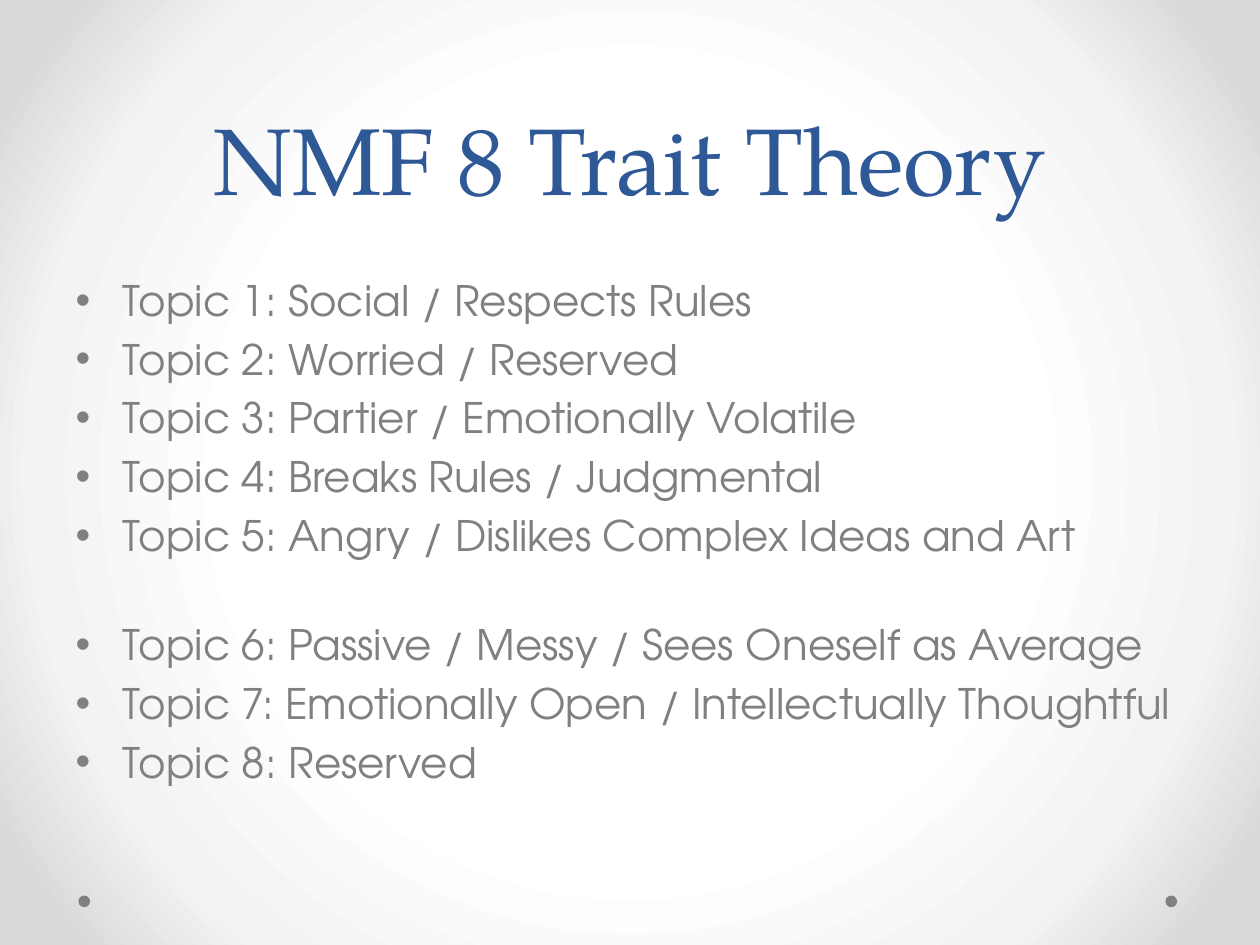
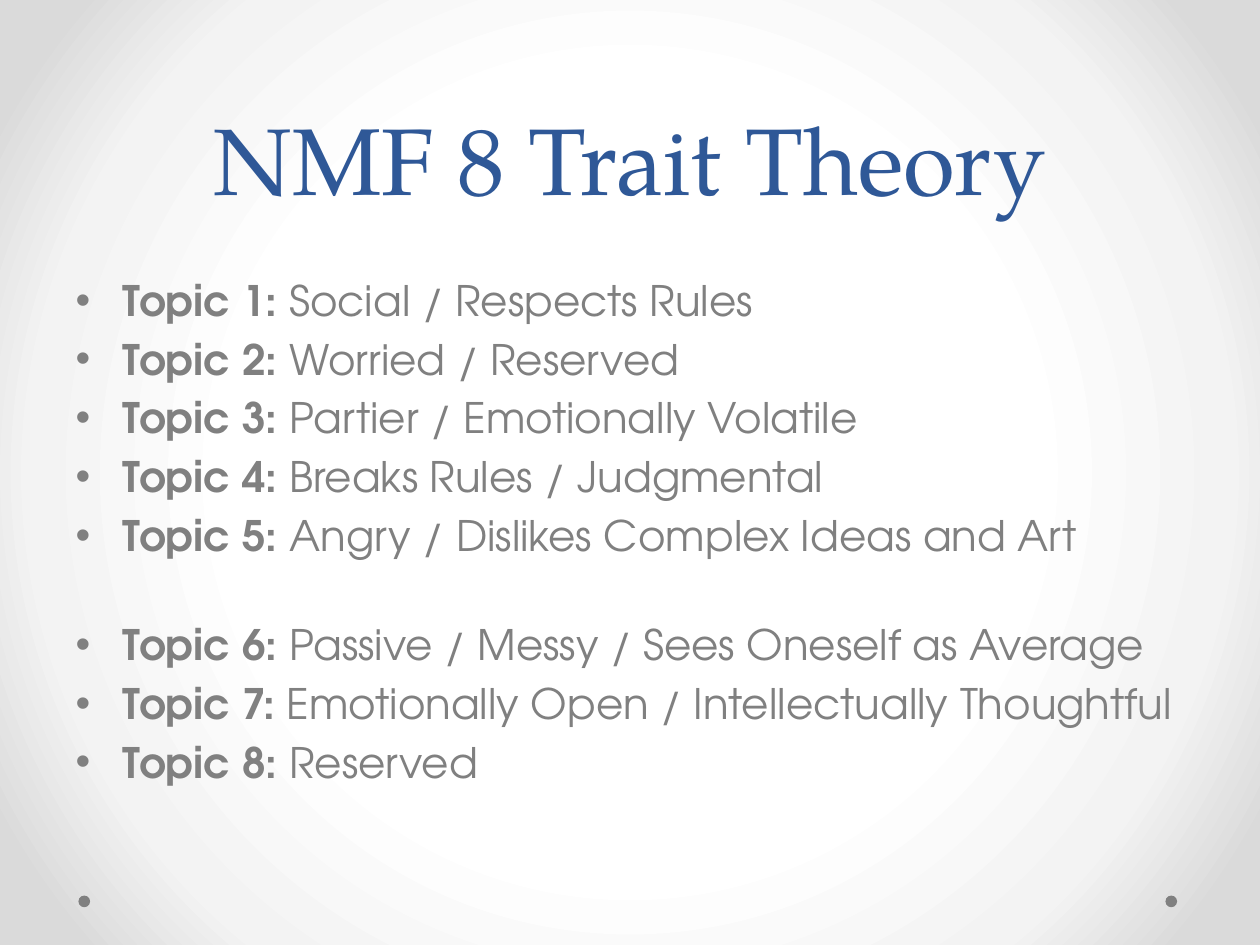
Before and after one commit to alacrity28/personality, a slide deck: slide 3 of presentation_ErinWolpert.pptx. Drawn at 1260x945 pixels with LibreOffice and Linux fonts; fonts in the diff are those of the drawing. Boxes give left, top, right and bottom in pixels: in the first picture for what was removed or moved away, otherwise in the second. Text is boxed around its words. In the diff, an @@ line names an element or a change of style, - is before the commit and + after.

```diff
--- a/presentation_ErinWolpert.pptx
+++ b/presentation_ErinWolpert.pptx
@@ text "Topic 1: Social / Respects ..." at [123,284,1172,786]: bold on in "Topic 1:", "Topic 2:", "Topic 3:", "Topic 4:" and 4 more places @@
```
Also in this commit, not shown: 2 other slides changed, 2 slides added, 1 slide removed, 12 other files.
